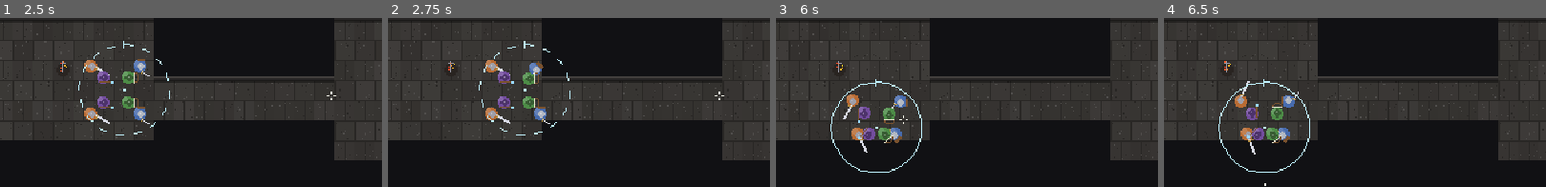
Above: before the commit, frames 1-4 (left to right).
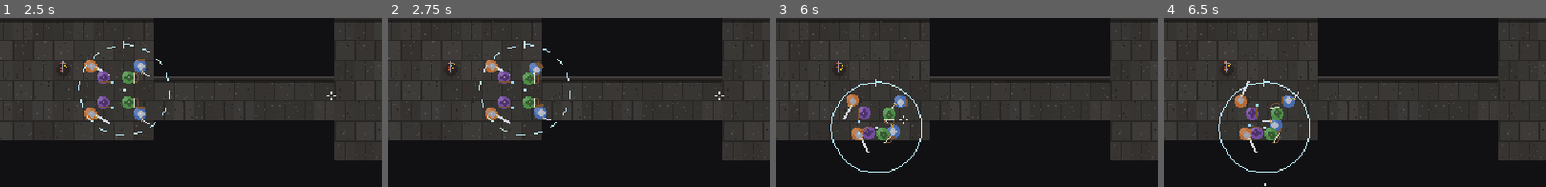
Above: after the commit, the same moments.

Repository: Martin-Hourigan/Warband
Game: Godot game, scene res://scenes/main.tscn
Two runs of this game, one before a commit and one after it. Both use one fixed random seed, a clock stepped at 60 frames per second and the inputs below.
Inputs (mouse positions are % of the whole screen's width and height, from its top left):
- Up to frame 1 (2.5 s): tap Enter (ui_accept) at 0.5, 0.77 s; move the mouse to (72, 45) at 0.52 s; press the mouse at (72, 45) at 0.53 s; hold D (right) 0.53-1.25 s; tap G (focus) at 0.8 s; release the mouse at (72, 45) at 1.25 s; drag from (30, 55) to (45, 70) at 1.27 s; move the mouse to (60, 28) at 2.02 s; hold D (right) from 2.03 s (still down); hold F (release) from 2.03 s (still down); click (60, 28) at 2.3 s
- Up to frame 2 (2.75 s): keep holding D (right); keep holding F (release)
- Up to frame 3 (6 s): release D (right) at 2.75 s; release F (release) at 2.75 s; drag from (45, 70) to (20, 35) at 2.77 s; move the mouse to (80, 65) at 3.52 s; hold A (left) 3.53-4.25 s; hold Right mouse button (block) 3.53-4.25 s; tap Enter (ui_accept) at 3.77, 5 s; tap F (release) at 3.8 s; drag from (20, 35) to (35, 25) at 4.27 s; move the mouse to (55, 50) at 5.02 s; hold S (down) 5.03-5.75 s; hold G (focus) 5.03-5.75 s; tap 1 (f1) at 5.1 s; click (55, 50) at 5.17 s; drag from (35, 25) to (30, 55) at 5.77 s
- Up to frame 4 (6.5 s): no input
The pictures show only the part of the screen within x 17-67%, y 5-55%; the shares and areas given below are measured in that part.

Frame 1 is identical in both runs. In frame 2, 0.1% of the frame differs, in the area x 38-43%, y 50-63%; in frame 3, 0.5%; in frame 4, 0.9%, in the area x 19-33%, y 50-81%.

Commit message:
In formation the place comes first: ranged shoot only from their place, melee step out no further than 20 px; no more ranged stuck in passages; body-wide straight paths

Diff:
--- a/scripts/data.gd
+++ b/scripts/data.gd
@@ -64,6 +64,7 @@
 
 # The rest of the party.
 const STEP_OUT := 20.0  # in formation, melee step this far out of place to hit something
+const HOLD_NEAR := 8.0  # in formation, ranged shoot only this close to their place
 const RELEASED_SIGHT := 170.0  # released, they go after enemies this close
 const SPREAD := 50.0  # released: a target already taken counts as this much further away
 const AI_DODGE := 0.5  # chance they dodge a wind-up aimed at them (shields block instead)
--- a/scripts/map.gd
+++ b/scripts/map.gd
@@ -128,6 +128,12 @@
 	return true
 
 
+## Clear for a body r wide, not just a point: its middle and both edges.
+func line_clear_wide(a: Vector2, b: Vector2, r: float) -> bool:
+	var side := (b - a).normalized().orthogonal() * r
+	return line_clear(a, b) and line_clear(a + side, b + side) and line_clear(a - side, b - side)
+
+
 func new_frame() -> void:
 	_flow.clear()
 
@@ -137,7 +143,7 @@
 func dir_to(a: Vector2, b: Vector2) -> Vector2:
 	if a.distance_to(b) < 1.0:
 		return Vector2.ZERO
-	if line_clear(a, b):
+	if line_clear_wide(a, b, 5.0) or (int(a.x / T) == int(b.x / T) and int(a.y / T) == int(b.y / T)):
 		return (b - a).normalized()
 	var tx := int(b.x / T)
 	var ty := int(b.y / T)
--- a/scripts/unit.gd
+++ b/scripts/unit.gd
@@ -276,6 +276,7 @@
 		it.aim = _threat
 		return
 	var spot: Vector2 = main.slot_pos(self)
+	var held: bool = not main.released and (main.focus == null or main.focus.dead)
 	target = null
 	if main.focus != null and not main.focus.dead:
 		target = main.focus
@@ -291,7 +292,7 @@
 		for o in main.opponents(self):
 			var d: float
 			if ranged():
-				d = position.distance_to(o.position) - float(atk.range)
+				d = spot.distance_to(o.position) - float(atk.range)
 			else:
 				d = spot.distance_to(o.position) - o.radius() - float(atk.reach) - Data.STEP_OUT
 			if d <= 0.0 and d < best:
@@ -299,8 +300,12 @@
 				target = o
 	if target != null:
 		main.claims[target] = main.claims.get(target, 0) + 1
-		_fight(it, target, not main.released and main.focus == null)
-		return
+		if not held:
+			_fight(it, target, false)
+			return
+		# in formation its place comes first: it fights only from near it
+		if _fight_held(it, target, spot):
+			return
 	if position.distance_to(spot) > 2.0:
 		it.move = main.map.dir_to(position, spot)
 		if position.distance_to(spot) < 10.0:
@@ -308,6 +313,35 @@
 		it.aim = position + it.move * 10.0
 	else:
 		it.aim = position + Vector2.from_angle(main.formation_angle()) * 10.0
+
+
+## Held in formation: melee steps out toward o, never more than STEP_OUT from
+## its place; ranged shoot only from their place (within HOLD_NEAR), with a
+## clear line for a bolt. Returns false if it can't fight from here: then it
+## goes back to its place.
+func _fight_held(it: Dictionary, o, spot: Vector2) -> bool:
+	var d: float = position.distance_to(o.position)
+	if atk.kind == "melee":
+		if position.distance_to(spot) > Data.STEP_OUT:
+			return false
+		it.aim = o.position
+		if d <= float(atk.reach) + o.radius() - 3.0:
+			if _cool <= 0.0:
+				it.attack = true
+			return true
+		var step: Vector2 = main.map.dir_to(position, o.position)
+		if (position + step * 4.0).distance_to(spot) > Data.STEP_OUT:
+			return false
+		it.move = step
+		return true
+	if position.distance_to(spot) > Data.HOLD_NEAR:
+		return false
+	if d > float(atk.range) or (atk.kind == "bolt" and not main.map.line_clear(position, o.position)):
+		return false
+	it.aim = o.position
+	if _cool <= 0.0:
+		it.attack = true
+	return true
 
 
 ## Go for o: melee closes in and swings; ranged keeps its distance and shoots
--- a/tests/spot.gd
+++ b/tests/spot.gd
@@ -75,6 +75,7 @@
 	await _circle()
 	await _pads()
 	await _auto_attack()
+	await _stay_in_circle()
 	await _release_and_focus()
 	await _possessed()
 	await _block_and_dodge()
@@ -178,6 +179,37 @@
 	main.circle_rot = -PI * 0.5
 
 
+## Not released, they keep to the circle: a sorcerer left behind in the passage,
+## with an enemy in range but a wall in the way, comes back; a melee unit
+## doesn't chase past its step out.
+func _stay_in_circle() -> void:
+	await _reset()
+	var c: Vector2 = main.map.party_at
+	var e = await _enemy("knight", main.circle + Vector2(0, -40))
+	var sorc = main.party_units()[6]
+	sorc.position = (Vector2(13.5, 4.5)) * main.map.T  # along the passage out of the bonfire room
+	await seconds(4.0)
+	check(sorc.position.distance_to(main.slot_pos(sorc)) < 10.0, "a sorcerer left in the passage comes back to its place", str(sorc.position.distance_to(main.slot_pos(sorc))))
+	await _clear_enemies()
+	e = await _enemy("knight", main.circle + Vector2(0, -60))
+	var far := 0.0
+	for i in 120:
+		await physics_frame
+		for u in main.party_units():
+			if not u.ranged():
+				far = maxf(far, u.position.distance_to(main.slot_pos(u)))
+	check(far <= Data.STEP_OUT + 3.0, "melee step out to it, no further than %d from their places" % Data.STEP_OUT, "%.1f" % far)
+	main.circle += Vector2(30, 0)
+	await seconds(1.5)
+	var off := 0
+	for u in main.party_units():
+		if u.position.distance_to(main.slot_pos(u)) > 8.0 + (Data.STEP_OUT if not u.ranged() else 0.0):
+			off += 1
+			print("   behind: ", u.kind, " ", u.position.distance_to(main.slot_pos(u)), " ", u.state)
+	check(off == 0, "  the circle moves off: they go with it", "%d left behind" % off)
+	await _clear_enemies()
+
+
 func _auto_attack() -> void:
 	await _reset()
 	var far = await _enemy("hollow", main.circle + Vector2(0, 600), true)
Not shown, changed: PLAN.md
